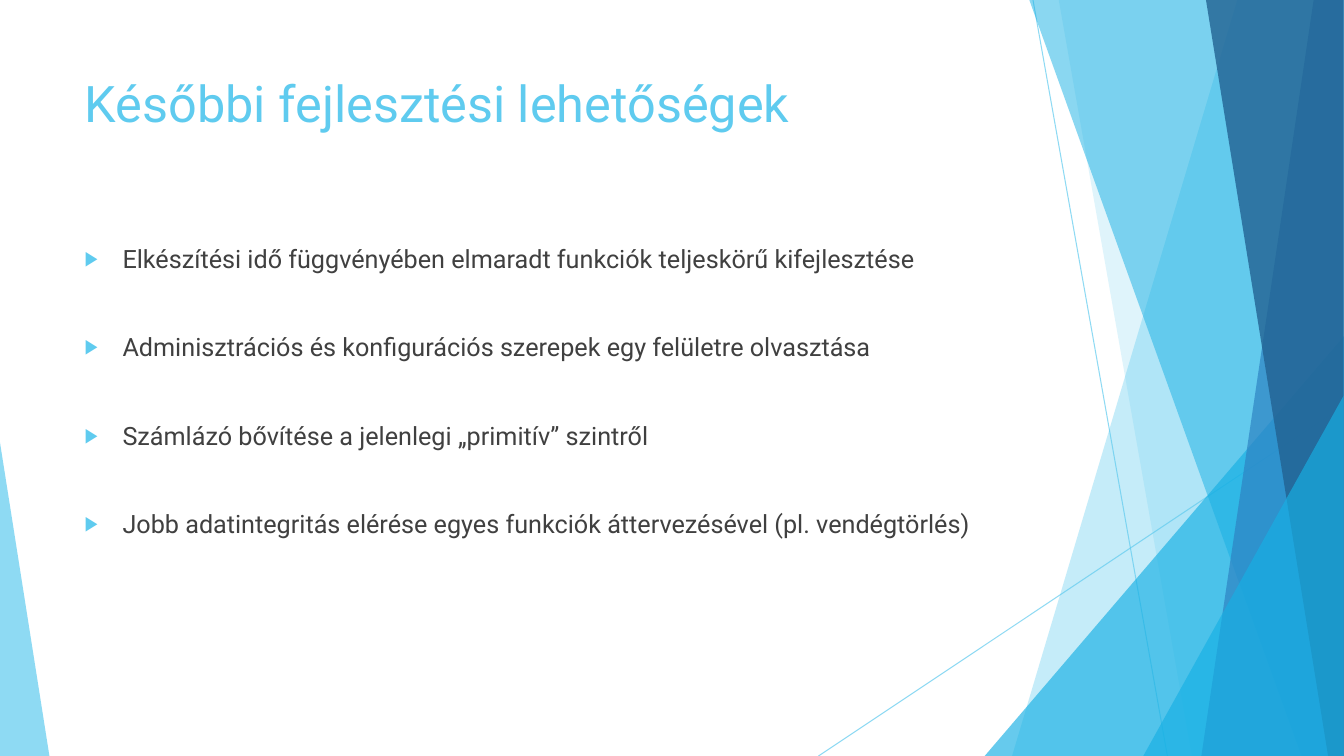
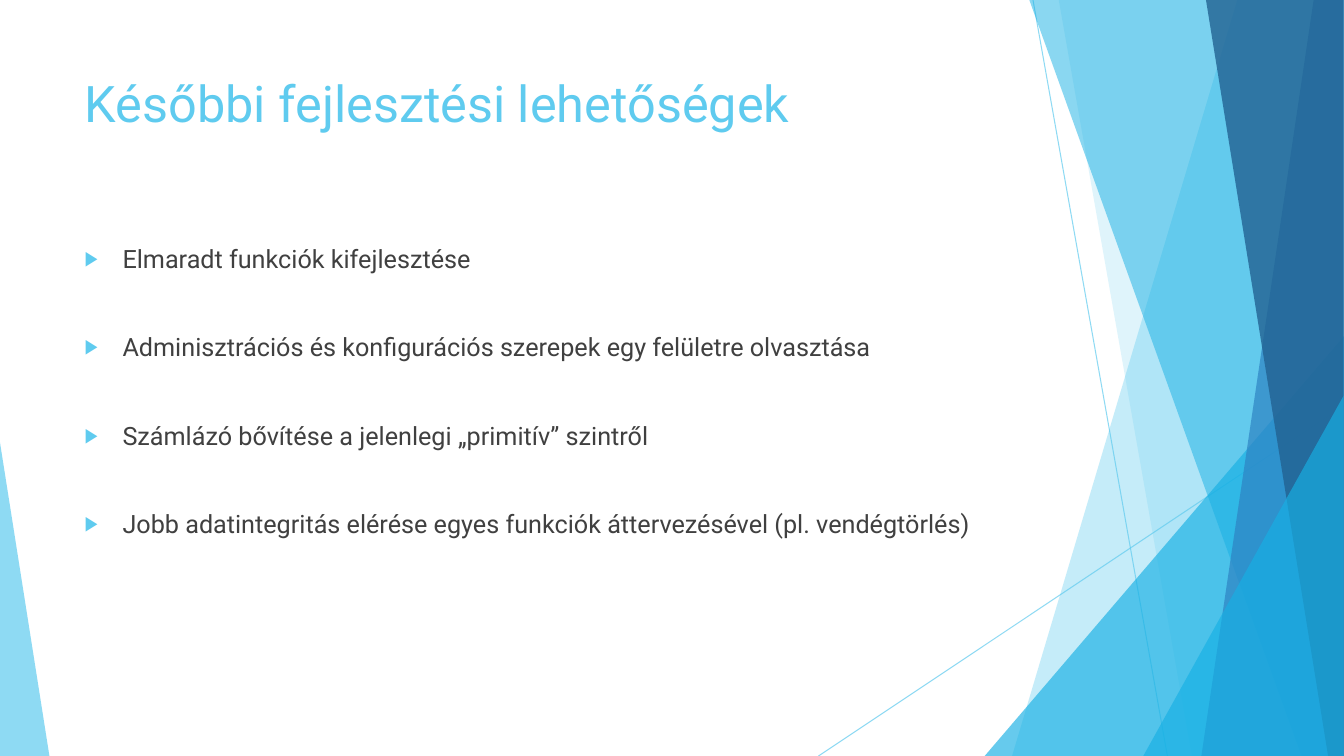
Before and after one commit to jbence1994/Virtual-Receptionist-projection, a slide deck: slide 6 of documentation/VR.pptx. Drawn at 1344x756 pixels with LibreOffice and Linux fonts; fonts in the diff are those of the drawing. Boxes give left, top, right and bottom in pixels: in the first picture for what was removed or moved away, otherwise in the second. Text is boxed around its words. In the diff, an @@ line names an element or a change of style, - is before the commit and + after.

```diff
--- a/documentation/VR.pptx
+++ b/documentation/VR.pptx
@@ text at (123, 249, 471, 274): text changed @@
-▶ Elkészítési idő függvényében elmaradt funkciók teljeskörű kifejlesztése
+▶ Elmaradt funkciók kifejlesztése
```
